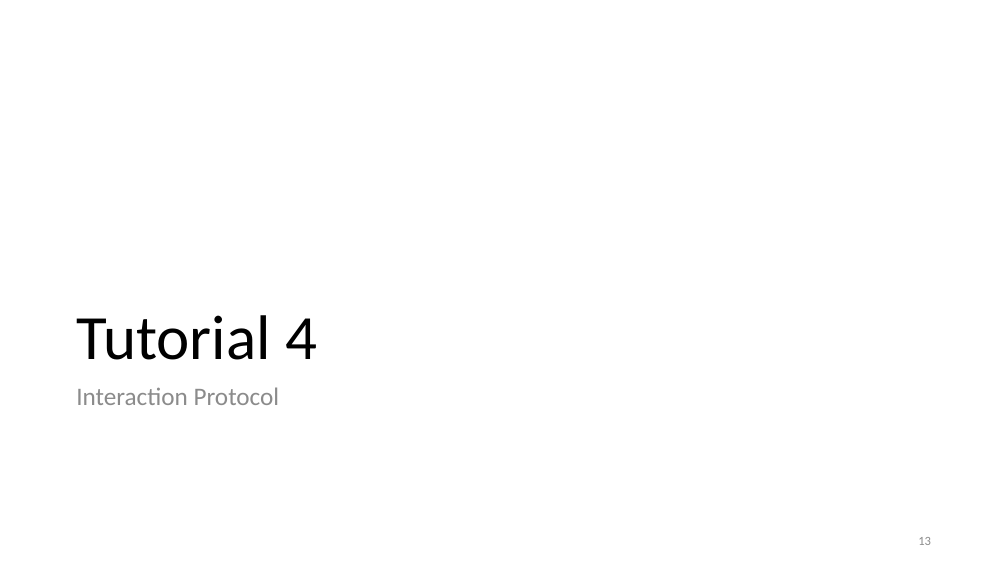
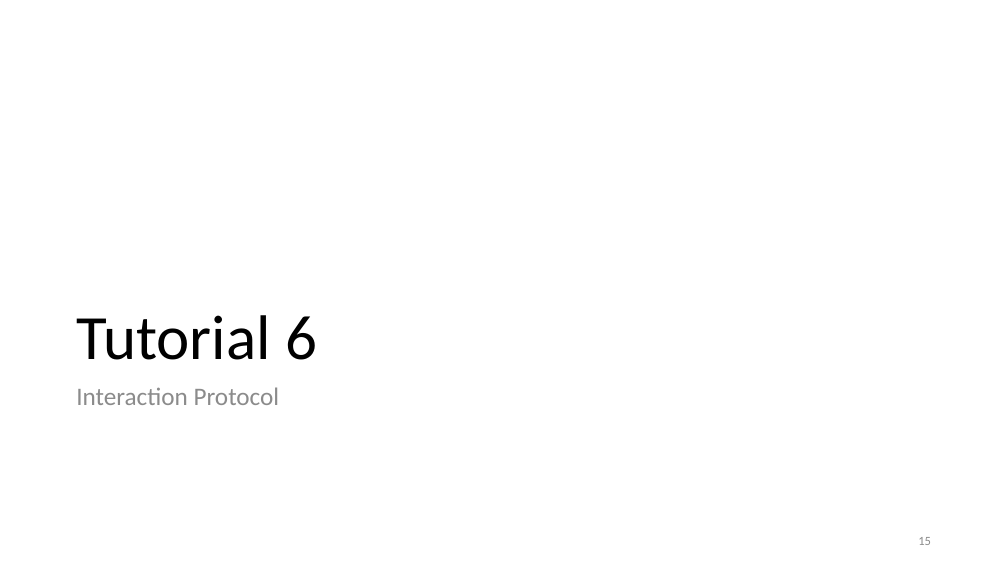
Before and after one commit to gseteamproject/tutorials, a slide deck: slide 15 of doc/Agent Programming with JADE.pptx (slide 13 before the commit). Drawn at 1008x567 pixels with LibreOffice and Linux fonts; fonts in the diff are those of the drawing. Boxes give left, top, right and bottom in pixels: in the first picture for what was removed or moved away, otherwise in the second. Text is boxed around its words. In the diff, an @@ line names an element or a change of style, - is before the commit and + after.

Commit message:
tutorial titles synchonized with packages

```diff
--- a/doc/Agent Programming with JADE.pptx
+++ b/doc/Agent Programming with JADE.pptx
@@ title at (x1=76, y1=315, x2=317, y2=360): text changed @@
-Tutorial 4
+Tutorial 6
```
Also in this commit, not shown: 8 other slides changed.
